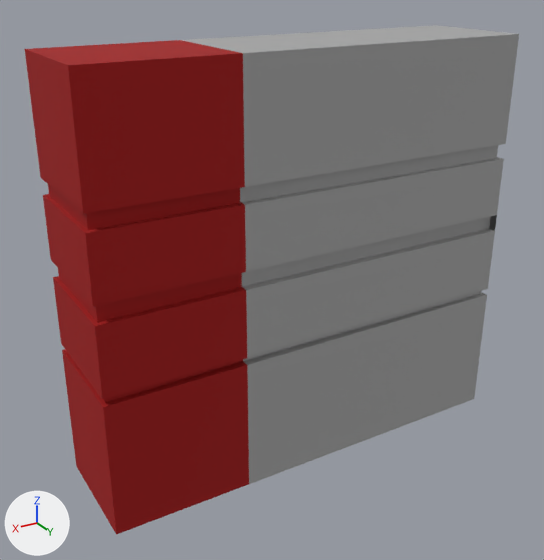
Two versions of the FBX model Assets/Resources/101_DevelopPJHScene/8_Models/out/mart/mart@out_open.FBX, one commit apart.
Camera for both pictures: a camera (50 mm lens) standing at (1.73, 2.73, 1.26) and looking at (0.09, 0.0, -0.1). Arrows for +X, +Y and +Z are at lower left; the lights stay in place. Where no turn or scale is listed for an object, it has been applied to the vertices.
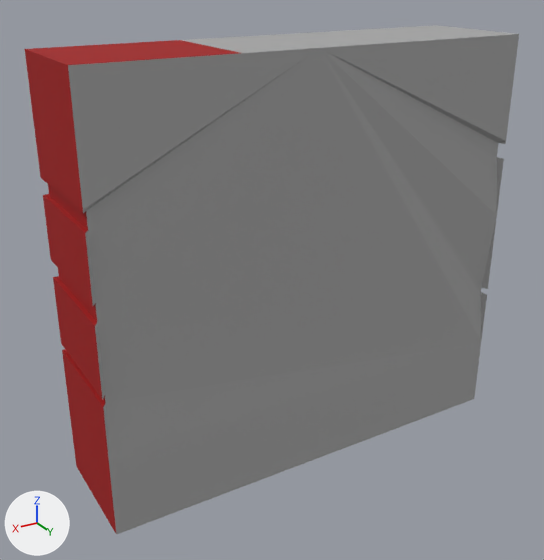
Where the change shows, as pixel boxes [x1, y1, x2, y2] in the pictures (544 x 560 px):
'Object003', added
    after: [68, 34, 519, 535]
part 1 of me_mesh_001, deleted
    before: [68, 34, 519, 535]

The change, as a list of edits to the scene's bpy script:
```text
Change me_mesh_001:
    used by ob_box001; location = (-0.1, 0.348, -1.213)
    remove me_mesh_001.from_pydata(...)  # 928 vertices, 1832 faces; spans x -0.92..1.12, y -0.61..-0.06, z 0.27..2.16
    add me_mesh_001.from_pydata(...)  # 884 vertices, 1698 faces; spans x -0.92..1.12, y -0.61..-0.06, z 0.27..2.16
    me_mesh_001 part 1
    44 vertices are removed from x -0.92..0.48, y -0.1..-0.06, z 0.37..1.68
    134 faces are deleted
Add me_mesh_002:
    me_mesh_002.from_pydata(...)  # 48 vertices, 46 faces; spans x -0.92..1.12, y -0.09..-0.06, z 0.27..2.16
    me_mesh_002.materials.append(mat_03___default)  # grey #a7a7a7
Add ob_object003:
    ob_object003 = bpy.data.objects.new('Object003', me_mesh_002)
    ob_object003.location = (-0.1, 0.348, -1.213)
```
